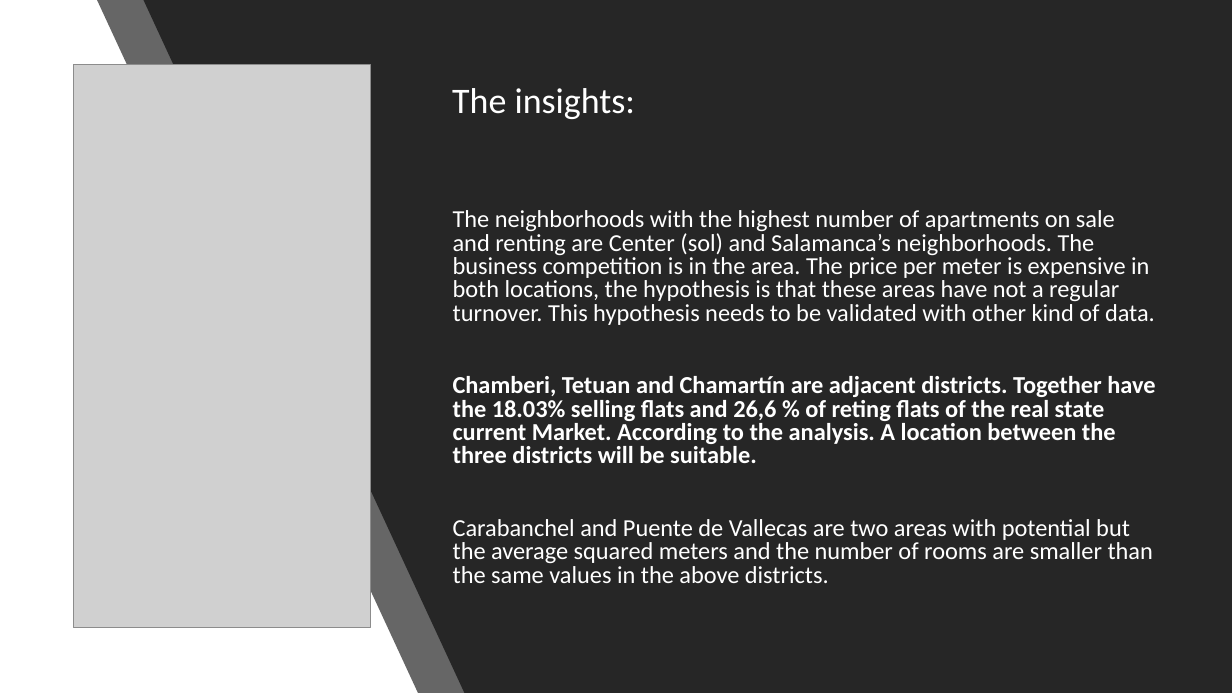
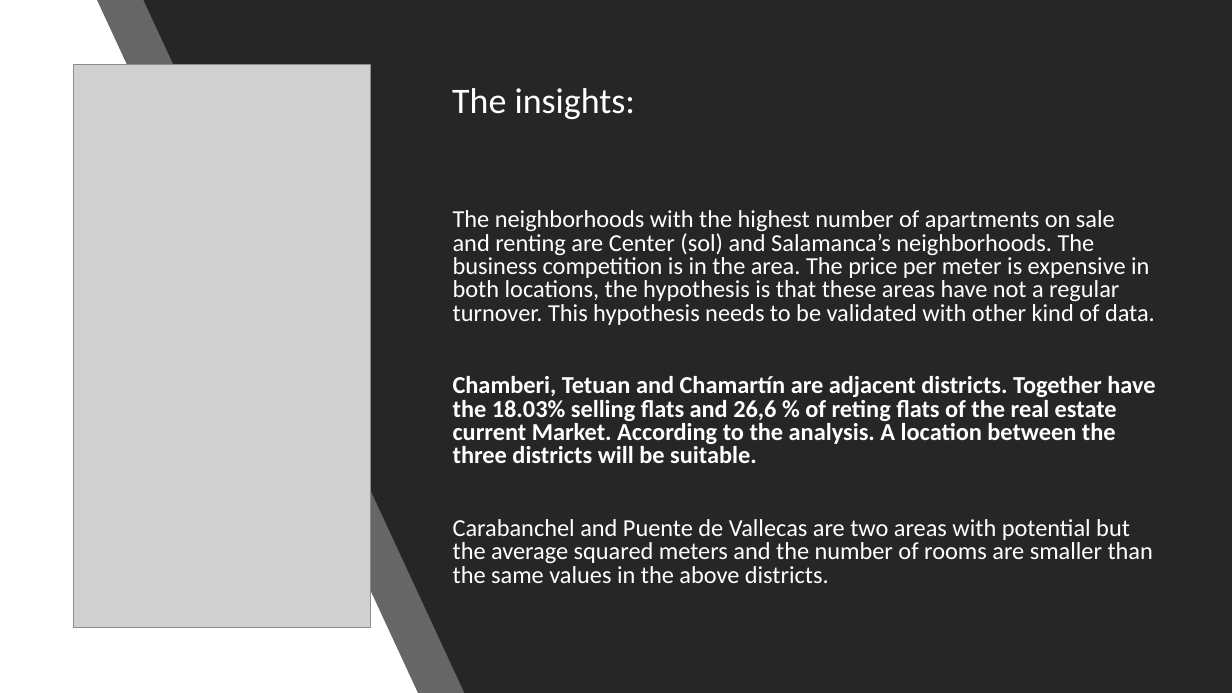
Before and after one commit to isra-st/NewPoPUpStore, a slide deck: slide 15 of New PopUpStore.pptx. Drawn at 1232x693 pixels with LibreOffice and Linux fonts; fonts in the diff are those of the drawing; grey boxes stand for pictures. Boxes give left, top, right and bottom in pixels: in the first picture for what was removed or moved away, otherwise in the second. Text is boxed around its words. In the diff, an @@ line names an element or a change of style, - is before the commit and + after.

```diff
--- a/New PopUpStore.pptx
+++ b/New PopUpStore.pptx
@@ text at (453, 376, 1155, 463): text changed @@
-Chamberi, Tetuan and Chamartín are adjacent districts. Together have the 18.03% selling flats and 26,6 % of reting flats of the real state current Market. According to the analysis. A location between the three districts will be suitable.
+Chamberi, Tetuan and Chamartín are adjacent districts. Together have the 18.03% selling flats and 26,6 % of reting flats of the real estate current Market. According to the analysis. A location between the three districts will be suitable.
```
Also in this commit, not shown: 5 other slides changed, 3 other files.
